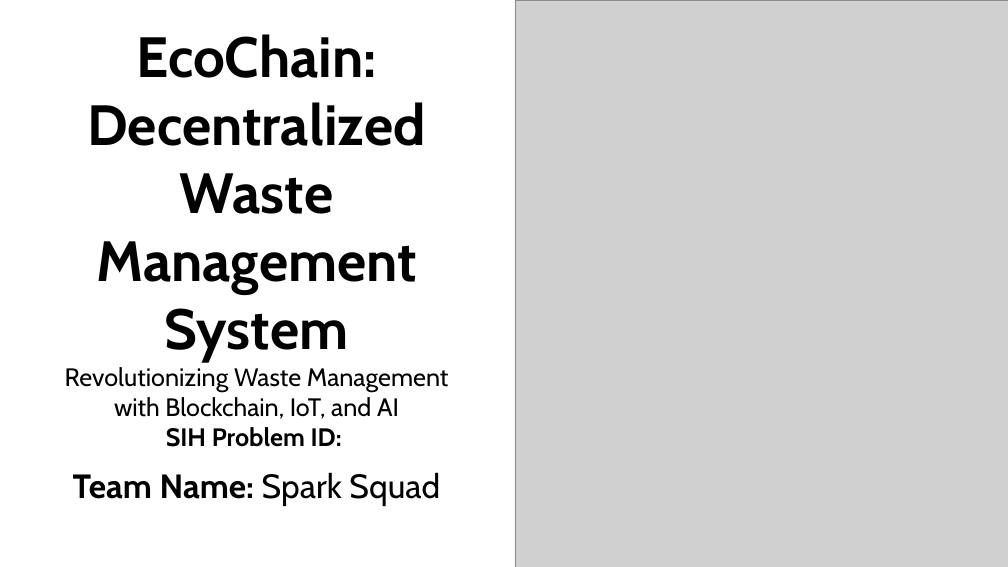
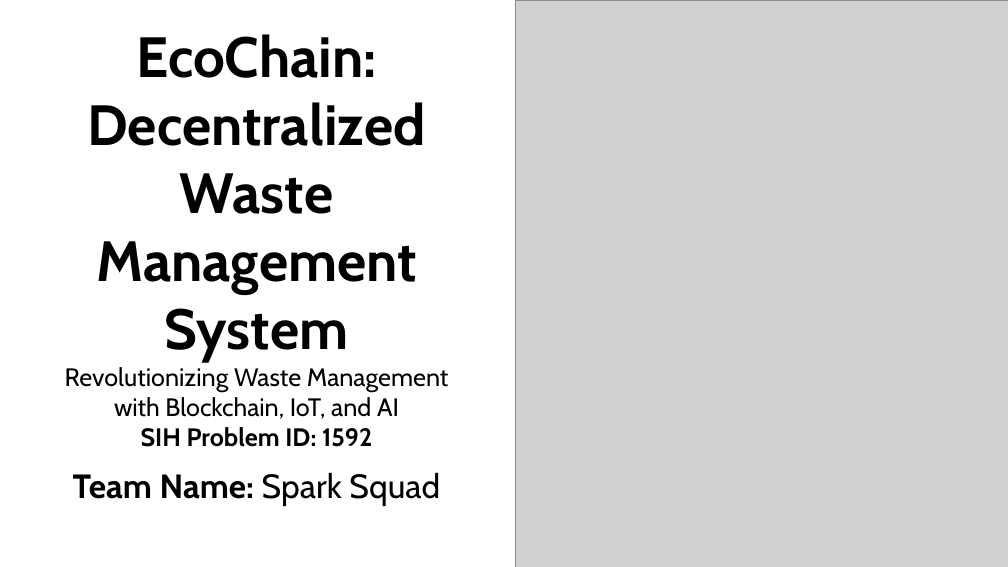
Before and after one commit to Vishal8700/Workorder-Management-D-App, a slide deck: slide 1 of files/EcoChain Waste Management.pptx. Drawn at 1008x567 pixels with LibreOffice and Linux fonts; fonts in the diff are those of the drawing; grey boxes stand for pictures. Boxes give left, top, right and bottom in pixels: in the first picture for what was removed or moved away, otherwise in the second. Text is boxed around its words. In the diff, an @@ line names an element or a change of style, - is before the commit and + after.

```diff
--- a/files/EcoChain Waste Management.pptx
+++ b/files/EcoChain Waste Management.pptx
@@ text at bbox=[141, 427, 372, 447]: text changed @@
-SIH Problem ID:
+SIH Problem ID: 1592
```
